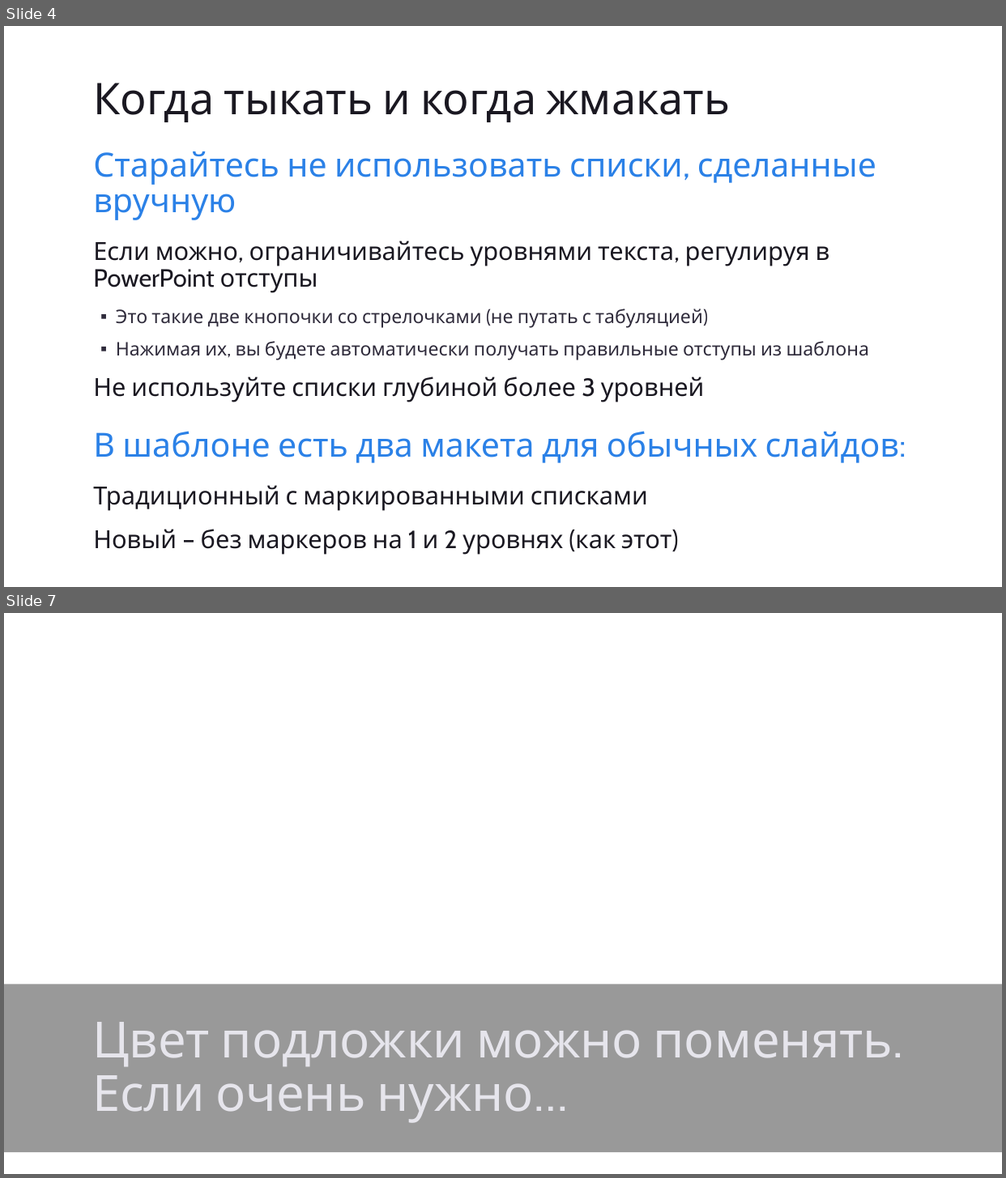
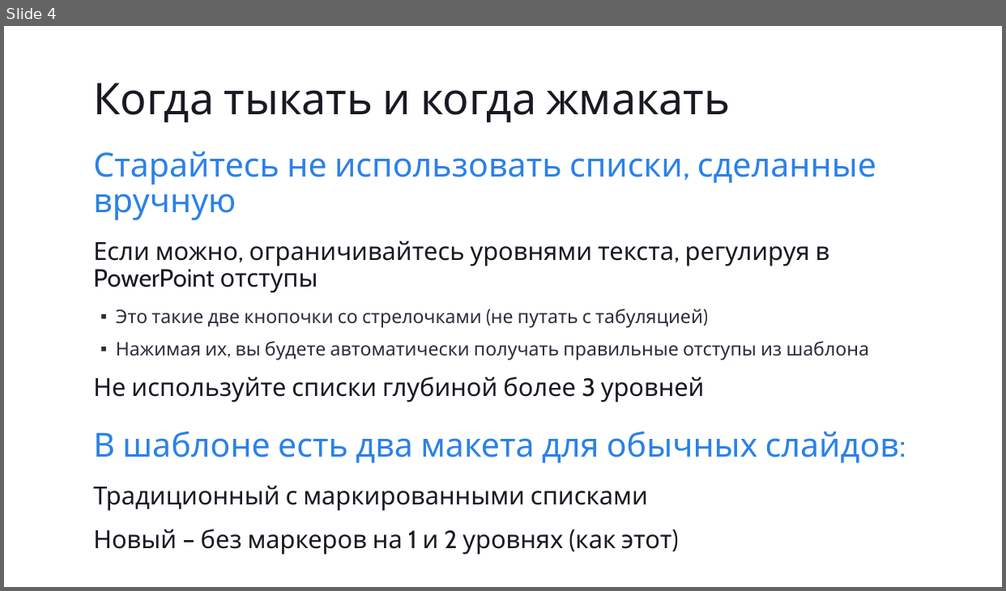
Before and after one commit to eugeneagafonov/devcon2014-ege-azure, a slide deck: Slides/devcon2014_ege.pptx. Shown one above the other, each under a label of ours: slides 4 and 7 before the commit, slide 4 after it; the slides between them are not shown. The pictures are 1006x1178 and 1006x591 pixels, drawn with LibreOffice and Linux fonts; fonts in the diff are those of the drawing; background and template pictures are left out. Boxes give left, top, right and bottom in pixels: in the first picture for what was removed or moved away, otherwise in the second. Text is boxed around its words. In the diff, an @@ line names an element or a change of style, - is before the commit and + after.

```diff
--- a/Slides/devcon2014_ege.pptx
+++ b/Slides/devcon2014_ege.pptx
@@ slide 7 removed at [4,613,1002,1174], background picture (left out) @@
@@ title removed at [4,984,1002,1152] @@
-Цвет подложки можно поменять. Если очень нужно…
```
Also in this commit, not shown: 2 slides changed, 19 slides added, 9 other slides removed.
